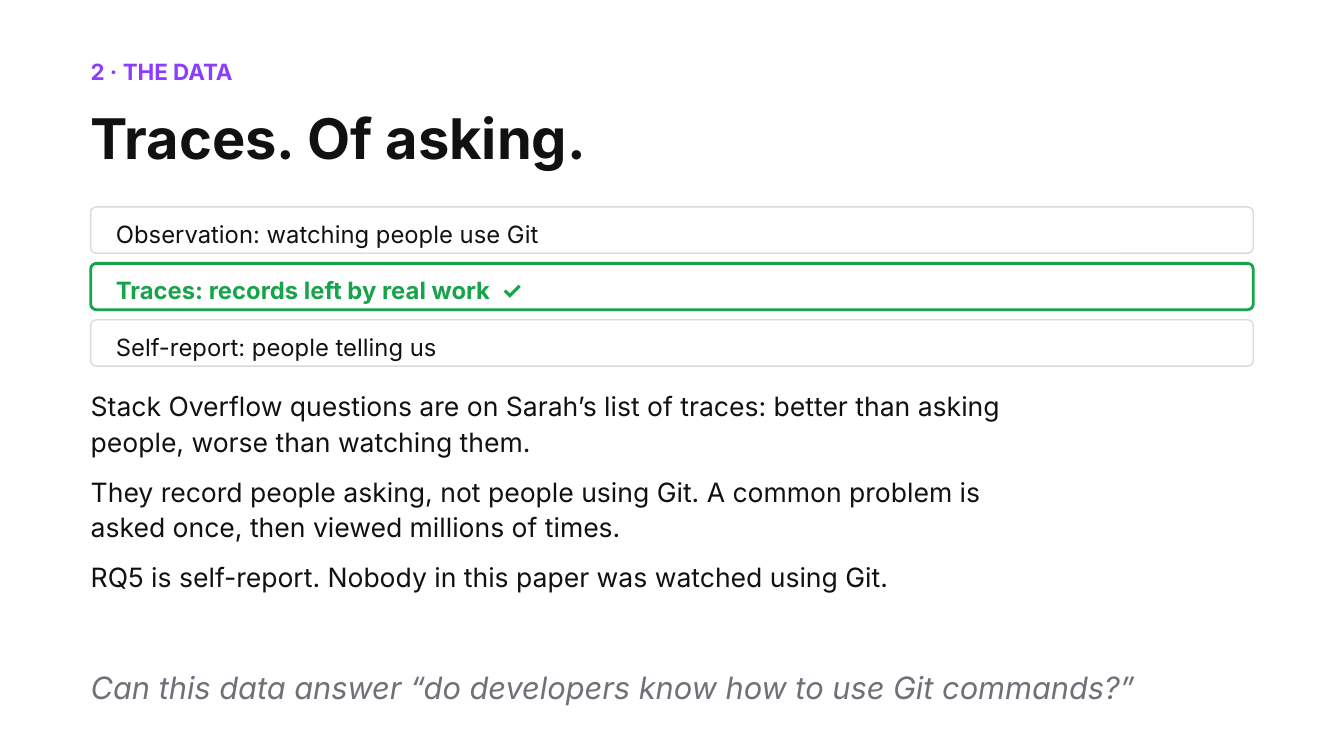
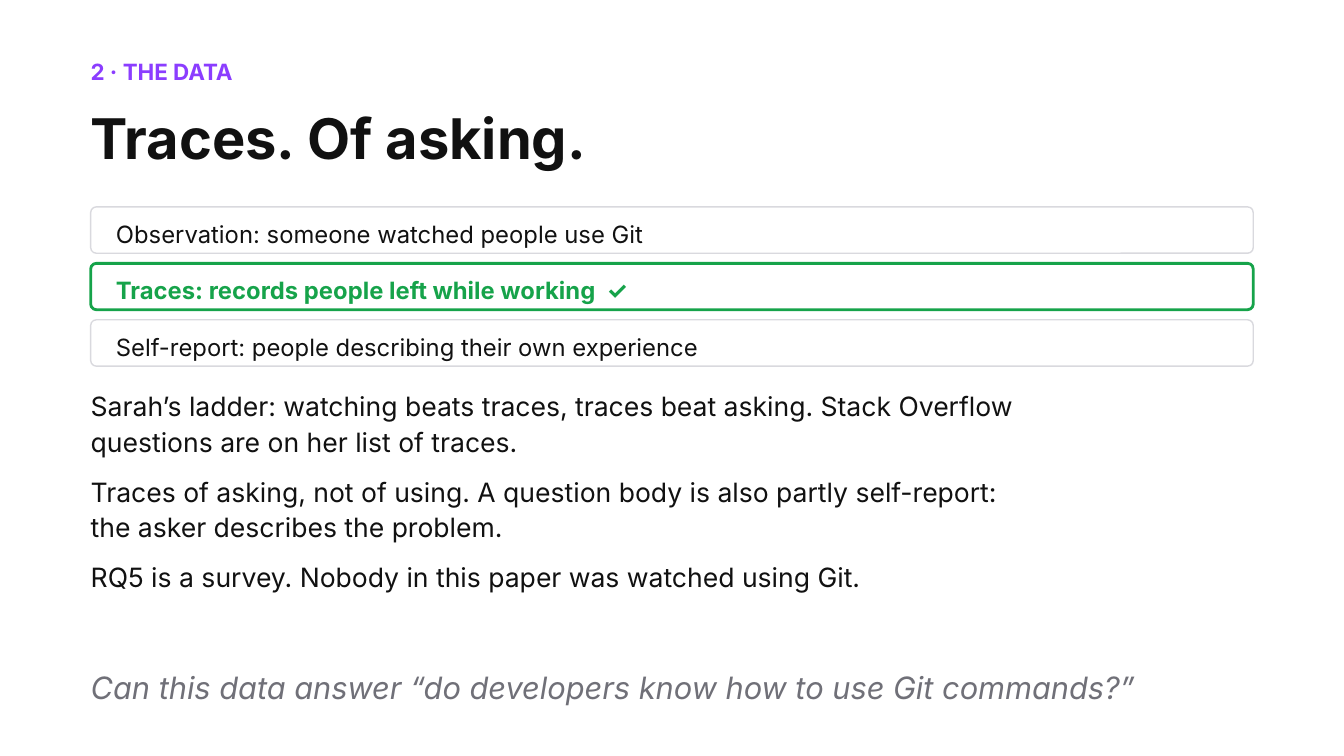
Before and after one commit to shubham3-ucb/cs294-pl, a slide deck: slide 8 of slides/thursday_app.pptx. Drawn at 1344x756 pixels with LibreOffice and Linux fonts; fonts in the diff are those of the drawing. Boxes give left, top, right and bottom in pixels: in the first picture for what was removed or moved away, otherwise in the second. Text is boxed around its words. In the diff, an @@ line names an element or a change of style, - is before the commit and + after.

```diff
--- a/slides/thursday_app.pptx
+++ b/slides/thursday_app.pptx
@@ text at [116,225,643,248]: text changed @@
-Observation: watching people use Git
+Observation: someone watched people use Git
@@ text at [116,280,595,304]: text changed @@
-Traces: records left by real work ✓
+Traces: records people left while working ✓
@@ text at [116,338,697,361]: text changed @@
-Self-report: people telling us
+Self-report: people describing their own experience
@@ text at [91,395,1013,593]: text changed @@
-Stack Overflow questions are on Sarah’s list of traces: better than asking people, worse than watching them.
-They record people asking, not people using Git. A common problem is asked once, then viewed millions of times.
-RQ5 is self-report. Nobody in this paper was watched using Git.
+Sarah’s ladder: watching beats traces, traces beat asking. Stack Overflow questions are on her list of traces.
+Traces of asking, not of using. A question body is also partly self-report: the asker describes the problem.
+RQ5 is a survey. Nobody in this paper was watched using Git.
```
Also in this commit, not shown: 10 other slides changed, 3 slides added, 2 slides removed, 20 other files.
